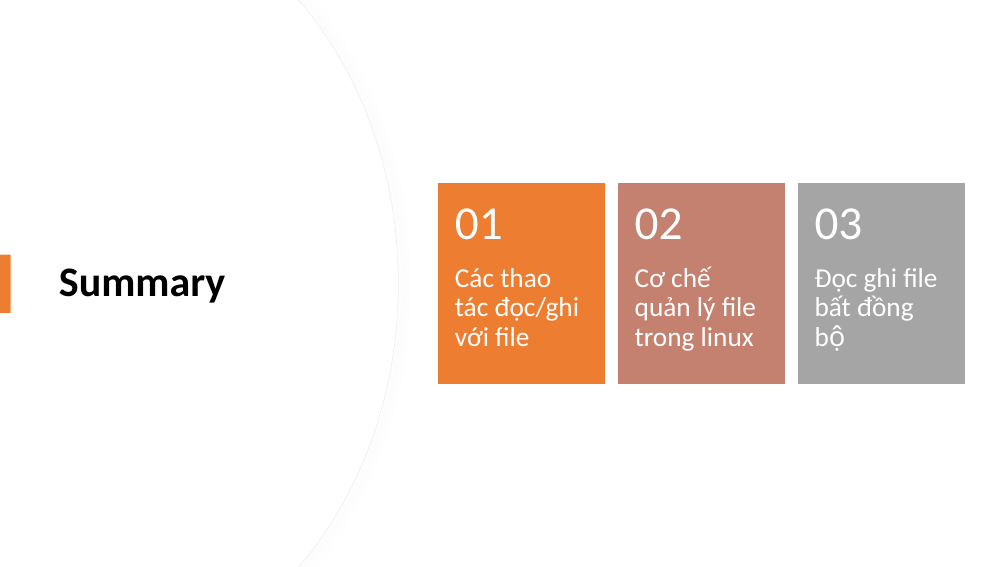
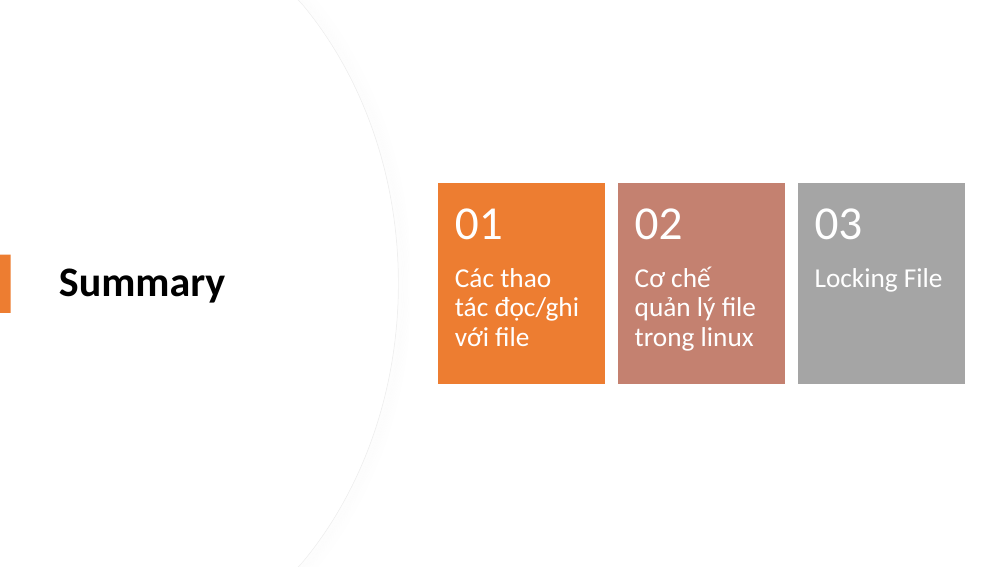
Before and after one commit to Slayder97/Linux-Programming-N-System, a slide deck: slide 20 of slides/2_Linux-File-System.pptx (slide 15 before the commit). Drawn at 1008x567 pixels with LibreOffice and Linux fonts; fonts in the diff are those of the drawing. Boxes give left, top, right and bottom in pixels: in the first picture for what was removed or moved away, otherwise in the second. Text is boxed around its words. In the diff, an @@ line names an element or a change of style, - is before the commit and + after.

```diff
--- a/slides/2_Linux-File-System.pptx
+++ b/slides/2_Linux-File-System.pptx
@@ text at [815, 268, 943, 292]: text changed @@
-Đọc ghi file bất đồng bộ
+Locking File
```
Also in this commit, not shown: 9 other slides changed, 5 slides added, 16 other files.
